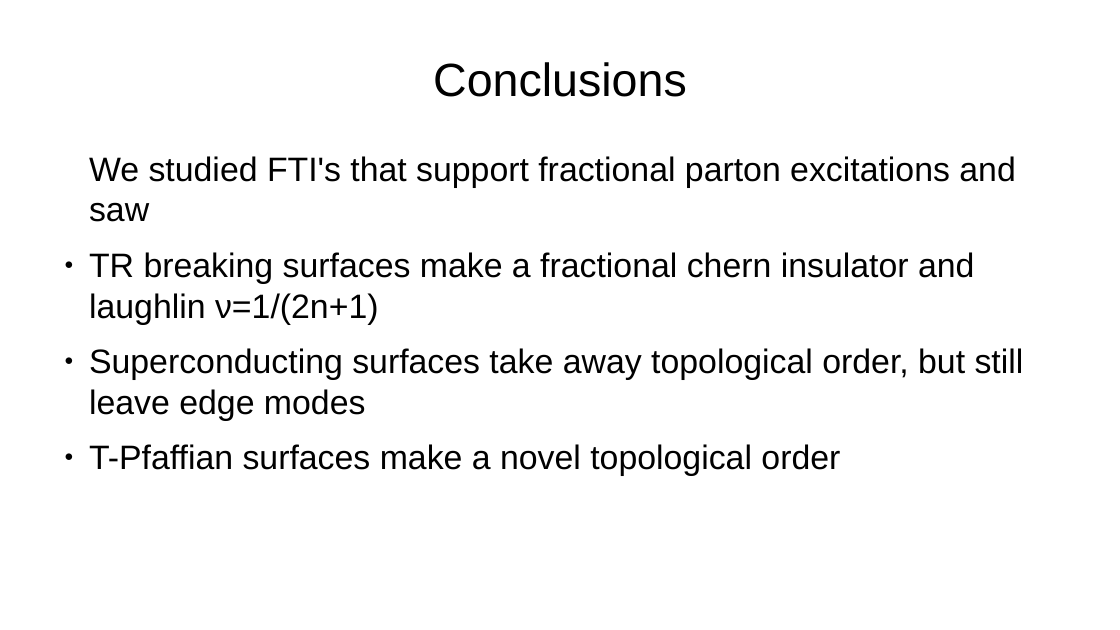
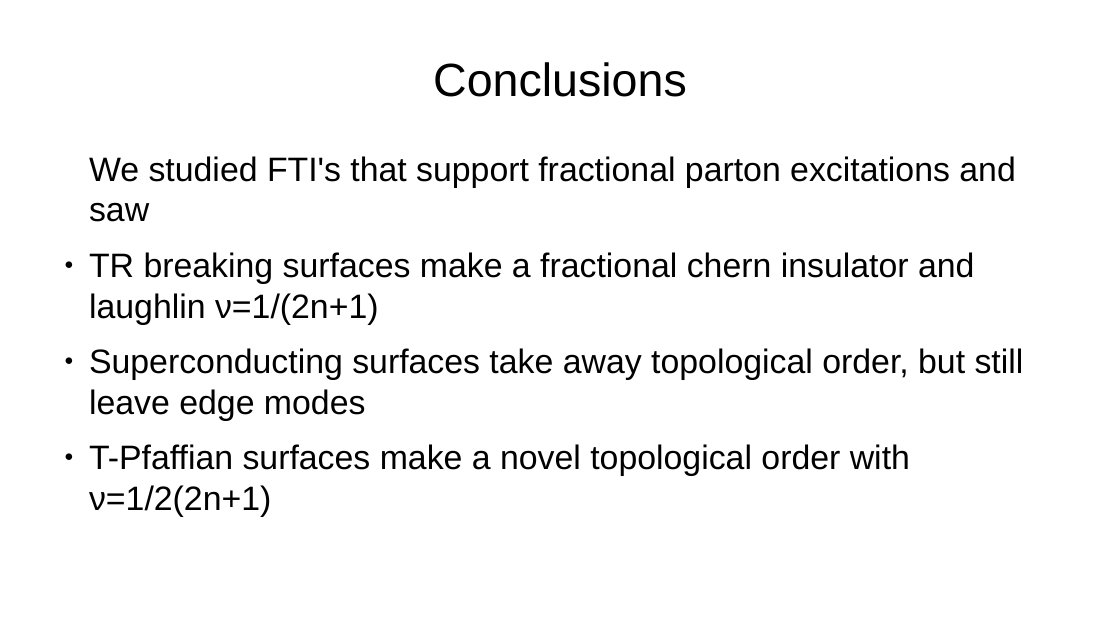
Before and after one commit to asirota12/Thesis, a slide deck: slide 32 of ThesisDefense.odp (slide 27 before the commit). Drawn at 1120x630 pixels with LibreOffice and Linux fonts; fonts in the diff are those of the drawing. Boxes give left, top, right and bottom in pixels: in the first picture for what was removed or moved away, otherwise in the second. Text is boxed around its words. In the diff, an @@ line names an element or a change of style, - is before the commit and + after.

```diff
--- a/ThesisDefense.odp
+++ b/ThesisDefense.odp
@@ text at (x1=89, y1=444, x2=910, y2=517): text changed @@
-● T-Pfaffian surfaces make a novel topological order
+● T-Pfaffian surfaces make a novel topological order with ν=1/2(2n+1)
```
Also in this commit, not shown: 9 other slides changed, 11 slides added, 6 slides removed, 1 other file.
